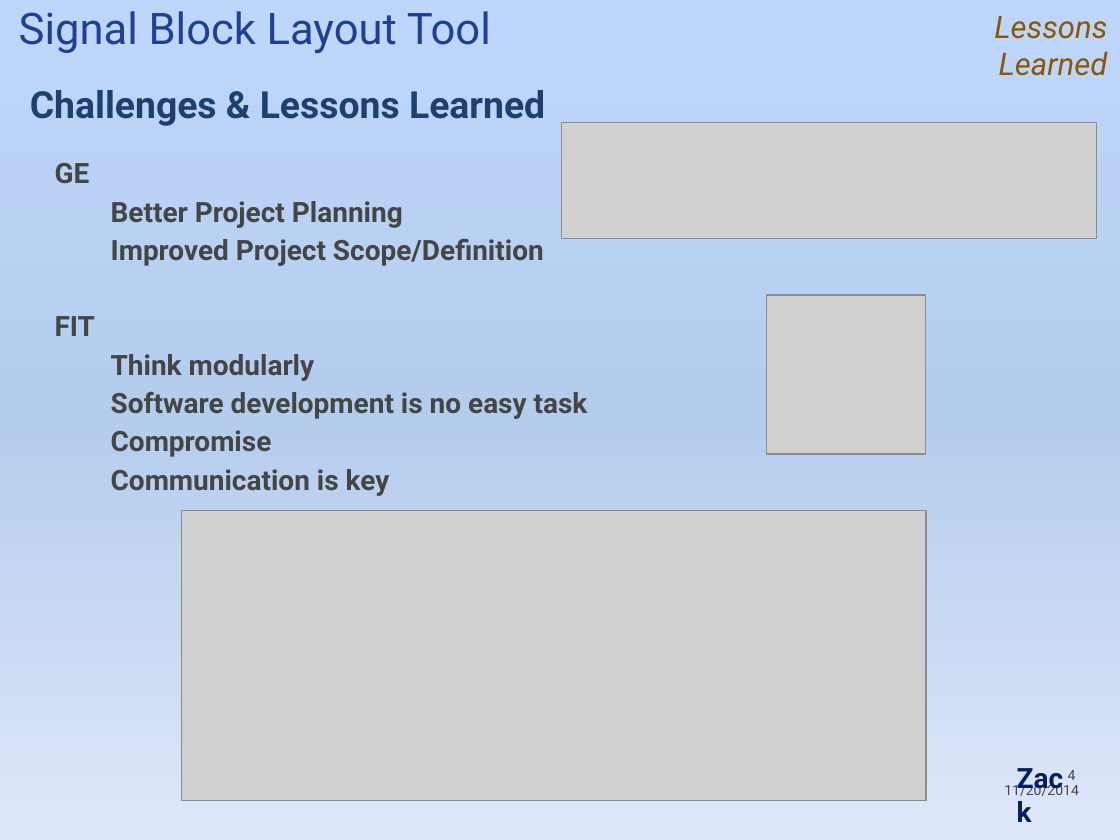
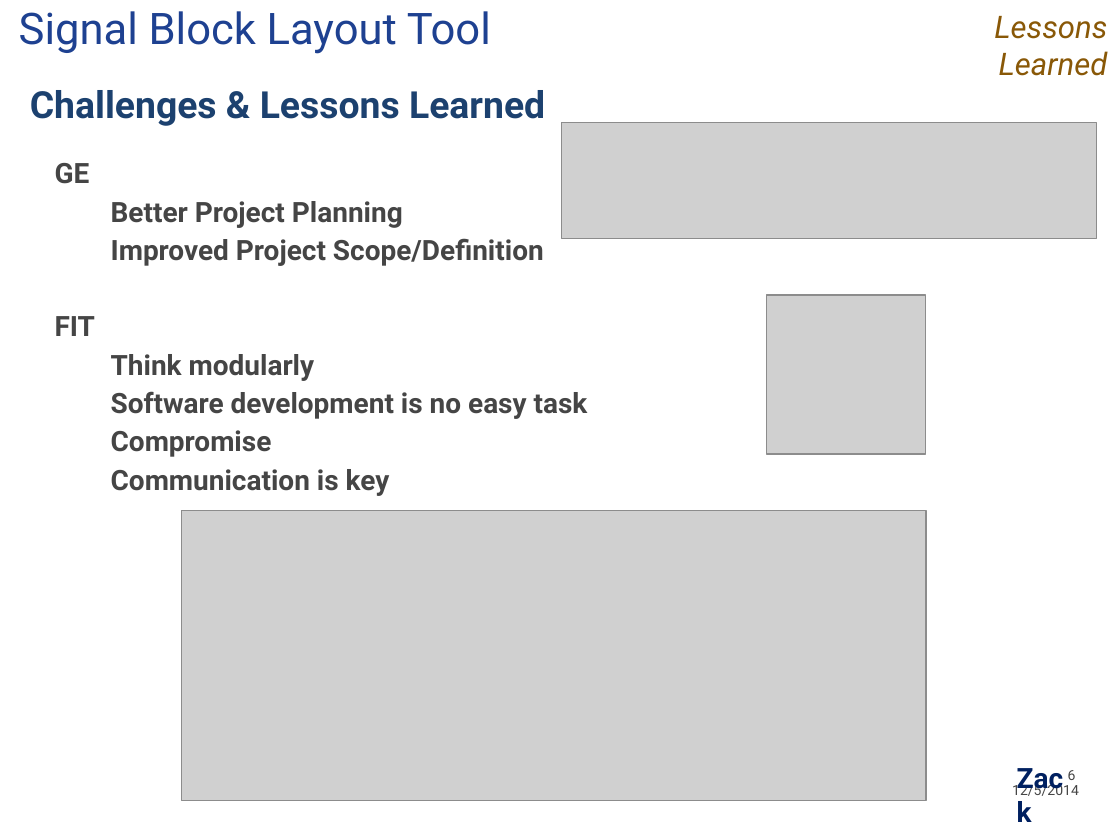
Before and after one commit to Topgun122104/SeniorProj, a slide deck: slide 6 of Documents/Presentations/Senior Design Project Summary Presentation Nov 14.pptx (slide 4 before the commit). Drawn at 1120x840 pixels with LibreOffice and Linux fonts; fonts in the diff are those of the drawing; grey boxes stand for pictures; background and template pictures are left out. Boxes give left, top, right and bottom in pixels: in the first picture for what was removed or moved away, otherwise in the second. Text is boxed around its words. In the diff, an @@ line names an element or a change of style, - is before the commit and + after.

```diff
--- a/Documents/Presentations/Senior Design Project Summary Presentation Nov 14.pptx
+++ b/Documents/Presentations/Senior Design Project Summary Presentation Nov 14.pptx
@@ background gradient #BFD6FC to #B5CDED to #DFE7FA to #FFFFFF @@
@@ text at [1012, 770, 1079, 796]: text changed @@
-4
-11/20/2014
+6
+12/5/2014
```
Also in this commit, not shown: 2 other slides changed.
